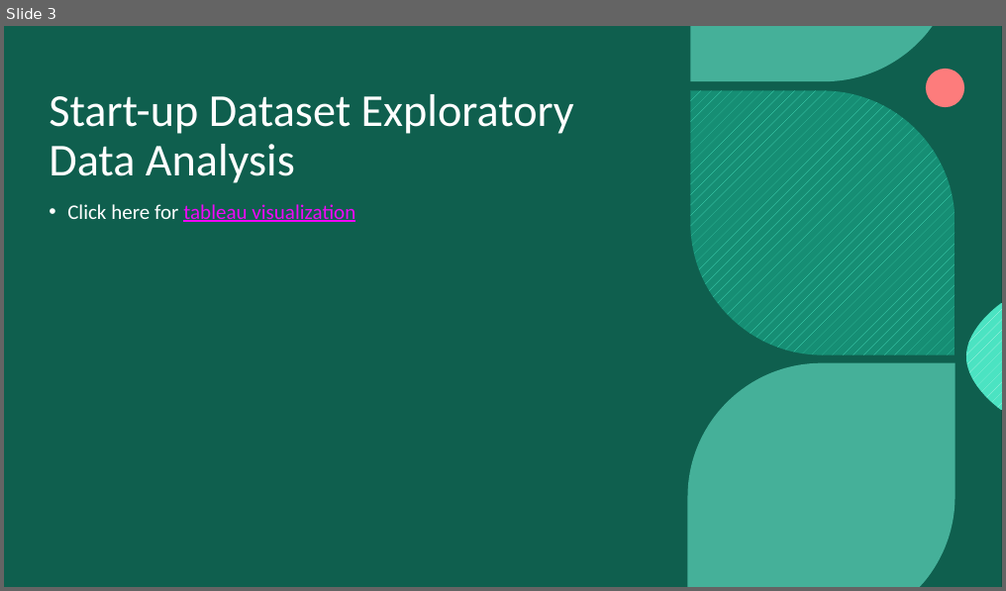
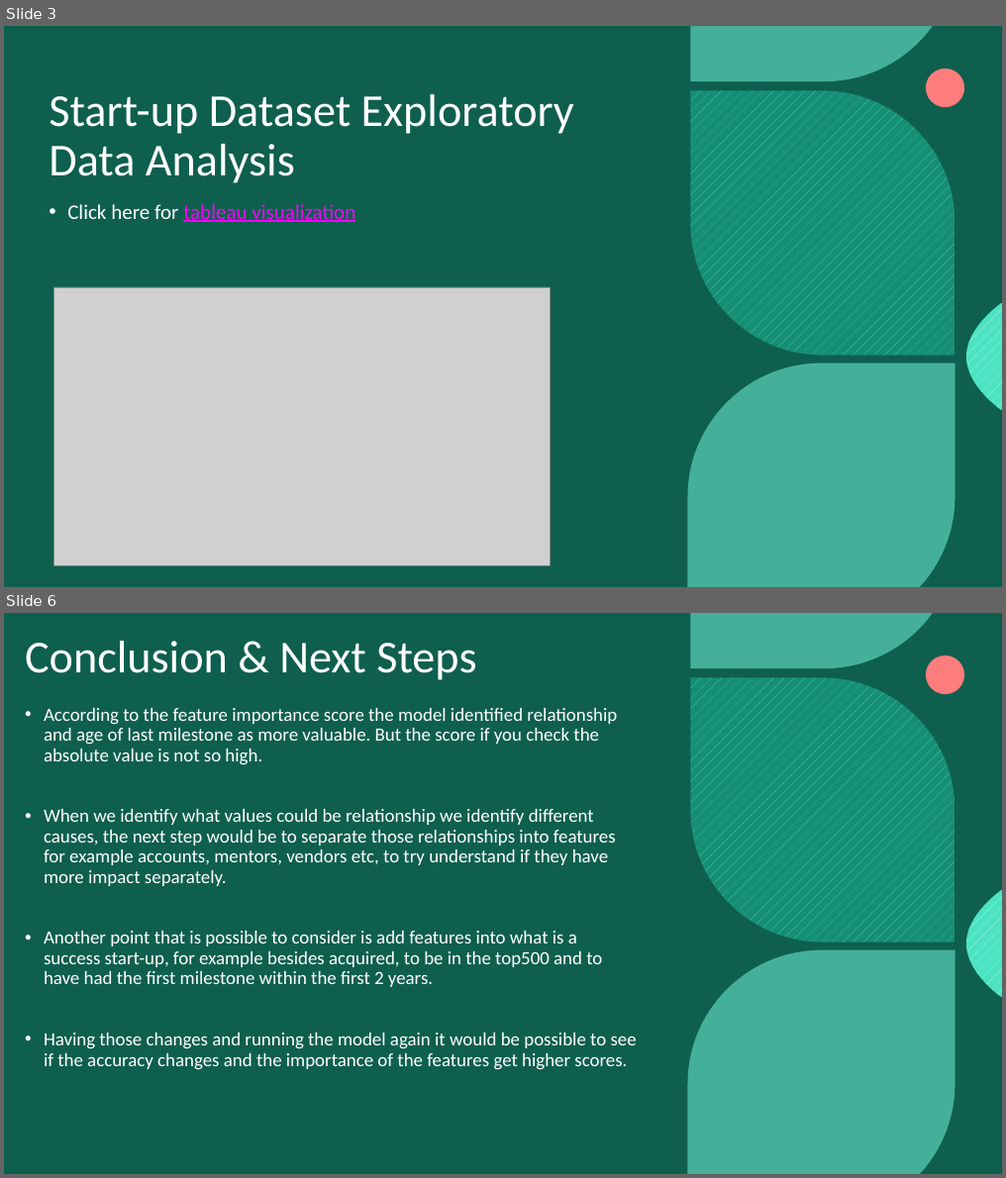
Before and after one commit to Paulabvc/startups_project, a slide deck: Final_project_startup/Presentation/final_startup.pptm. Shown one above the other, each under a label of ours: slide 3 before the commit, slides 3 and 6 after it; the slides between them are not shown. The pictures are 1006x591 and 1006x1178 pixels, drawn with LibreOffice and Linux fonts; fonts in the diff are those of the drawing; grey boxes stand for pictures; background and template pictures are left out. Boxes give left, top, right and bottom in pixels: in the first picture for what was removed or moved away, otherwise in the second. Text is boxed around its words. In the diff, an @@ line names an element or a change of style, - is before the commit and + after.

```diff
--- a/Final_project_startup/Presentation/final_startup.pptm
+++ b/Final_project_startup/Presentation/final_startup.pptm
@@ slide 6 added at (4, 613, 1002, 1174), background picture (left out); not listed: 6 template elements that a slide beside it also shows @@
@@ title added at (25, 641, 476, 680), 44 pt, text #FFFFFF @@
+Conclusion & Next Steps
@@ text added at (44, 708, 637, 1070), 18 pt, text #FFFFFF @@
+• According to the feature importance score the model identified relationship and age of last milestone as more valuable. But the score if you check the absolute value is not so high.
+• When we identify what values could be relationship we identify different causes, the next step would be to separate those relationships into features for example accounts, mentors, vendors etc, to try understand if they have more impact separately.
+• Another point that is possible to consider is add features into what is a success start-up, for example besides acquired, to be in the top500 and to have had the first milestone within the first 2 years.
+• Having those changes and running the model again it would be possible to see if the accuracy changes and the importance of the features get higher scores.
@@ slide 3 changed as well @@
@@ picture added at (54, 287, 549, 567) @@
```
Also in this commit, not shown: 2 other slides changed, 2 other slides added, 1 slide removed, 2 other files.
